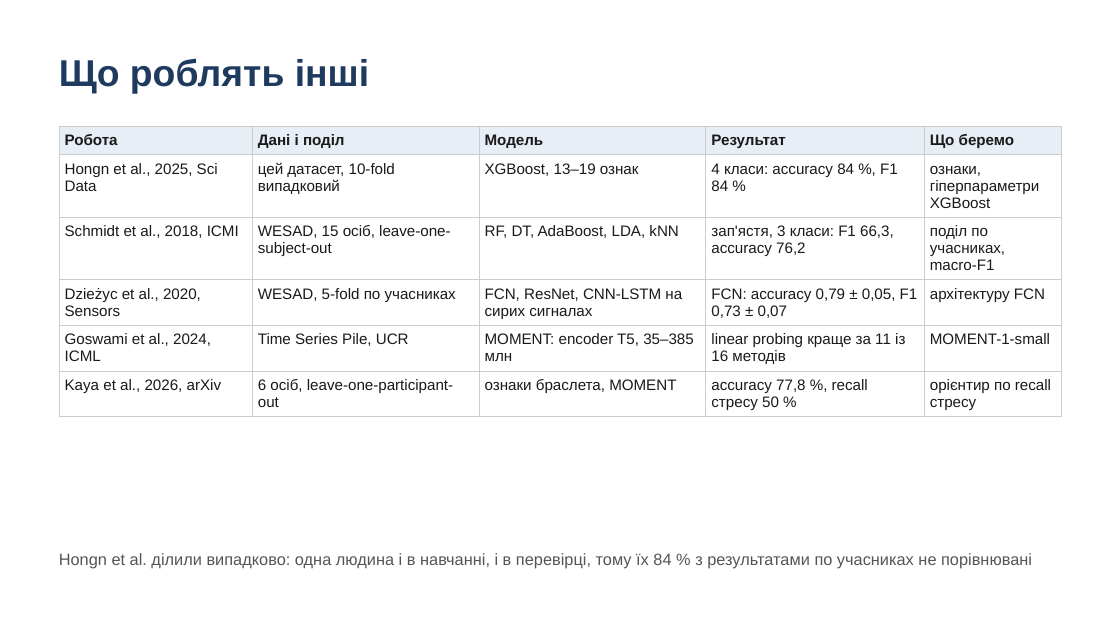
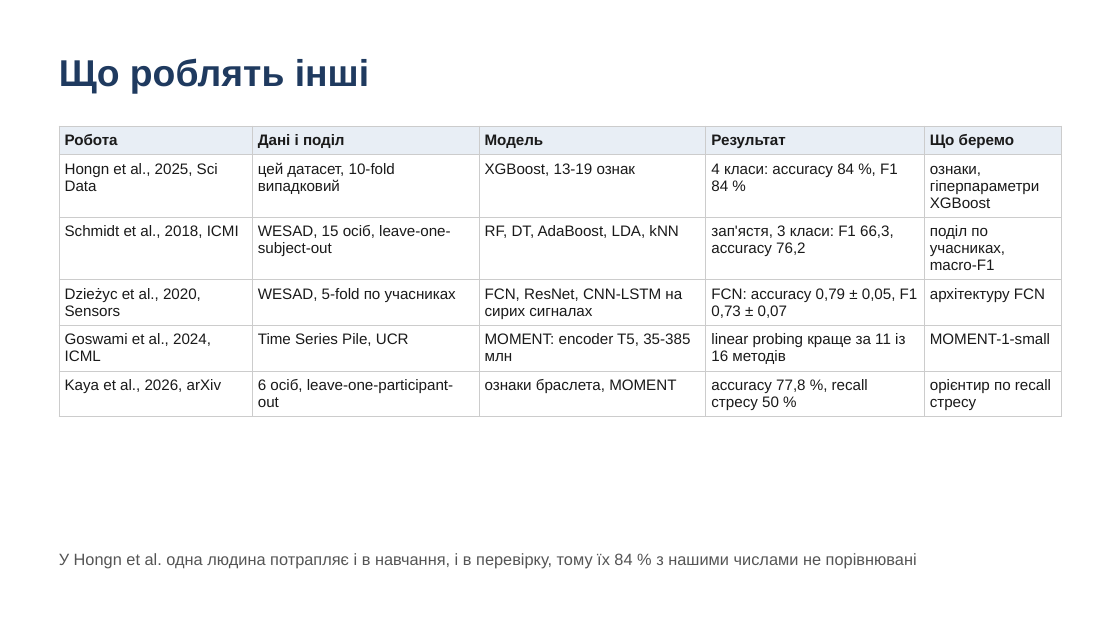
Before and after one commit to lukovskiy541/wearable-stress-exercise, a slide deck: slide 3 of presentation.pptx. Drawn at 1120x630 pixels with LibreOffice and Linux fonts; fonts in the diff are those of the drawing. Boxes give left, top, right and bottom in pixels: in the first picture for what was removed or moved away, otherwise in the second. Text is boxed around its words. In the diff, an @@ line names an element or a change of style, - is before the commit and + after.

Commit message:
Plainer wording in slides and speech

```diff
--- a/presentation.pptx
+++ b/presentation.pptx
@@ table at <box>59,126,1061,414</box> @@
-row 2, column 3: XGBoost, 13–19 ознак
+row 2, column 3: XGBoost, 13-19 ознак
-row 5, column 3: MOMENT: encoder T5, 35–385 млн
+row 5, column 3: MOMENT: encoder T5, 35-385 млн
@@ text at <box>59,553,917,568</box>: text changed @@
-Hongn et al. ділили випадково: одна людина і в навчанні, і в перевірці, тому їх 84 % з результатами по учасниках не порівнювані
+У Hongn et al. одна людина потрапляє і в навчання, і в перевірку, тому їх 84 % з нашими числами не порівнювані
```
Also in this commit, not shown: 4 other slides changed, 1 other file.
